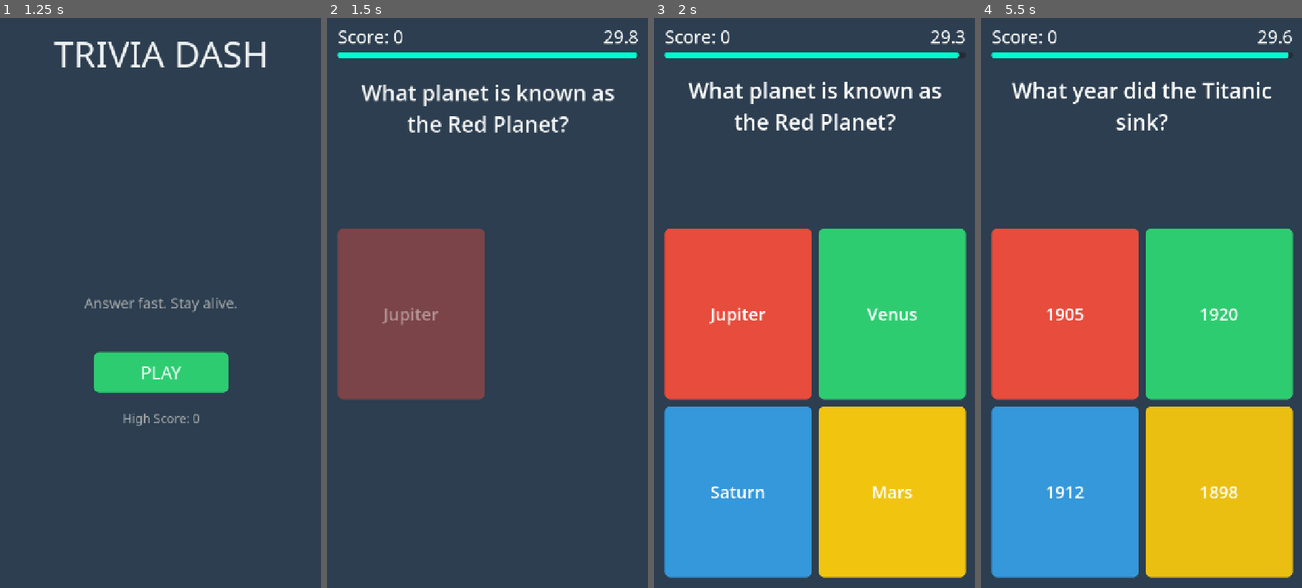
Above: before the commit, frames 1-4 (left to right).
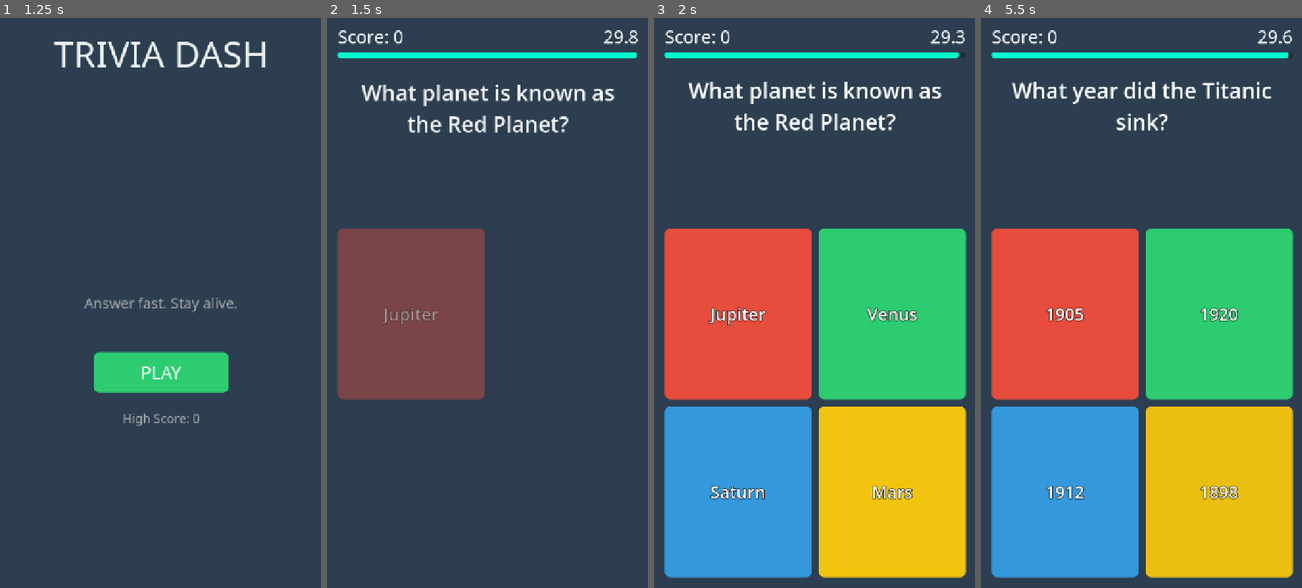
Above: after the commit, the same moments.

Repository: bramp/trivia-dash
Game: Godot game, scene res://scenes/main.tscn
Two runs of this game, one before a commit and one after it. Both use one fixed random seed, a clock stepped at 60 frames per second and the inputs below.
Inputs (mouse positions are in pixels of both pictures, inside the frame that each line leads up to):
- Up to frame 1 (1.25 s): tap Enter at 0.5 s; move the mouse to (231, 274) at 0.52 s; hold 1 (answer_1) from 0.53 s (still down); click (231, 274) at 0.67 s
- Up to frame 2 (1.5 s): release 1 (answer_1) at 1.25 s; click "PLAY" at 1.25 s
- Up to frame 3 (2 s): no input
- Up to frame 4 (5.5 s): click "Jupiter" at 2 s; drag from (1077, 331) to (1125, 417) at 2.77 s; tap Space at 3.5 s; move the mouse to (1173, 177) at 3.52 s; hold 3 (answer_3) 3.53-4.25 s; click (1173, 177) at 3.67 s; drag from (1125, 417) to (1045, 217) at 4.27 s; click "PLAY AGAIN" at 5 s

Frame 1 is identical in both runs. In frame 2, 0.1% of the frame differs, in the area x 17-35%, y 50-54%; in frame 3, 0.7%, in the area x 16-83%, y 50-85%; in frame 4, 0.6%.

Commit message:
Add black outline to answer button text for readability
- Add font_outline_color (black) and outline_size (6) overrides
- Add *.egg-info/ to .gitignore and remove tracked egg-info files
- Add py-modules=[] to suppress setuptools auto-discovery

Diff:
--- a/scripts/main.gd
+++ b/scripts/main.gd
@@ -158,6 +158,8 @@
 		btn.add_theme_color_override("font_color", GameData.TEXT_COLOR)
 		btn.add_theme_color_override("font_hover_color", GameData.TEXT_COLOR)
 		btn.add_theme_color_override("font_pressed_color", GameData.TEXT_COLOR)
+		btn.add_theme_color_override("font_outline_color", Color.BLACK)
+		btn.add_theme_constant_override("outline_size", 6)
 		btn.add_theme_font_size_override("font_size", 38)
 		if _bold_font:
 			btn.add_theme_font_override("font", _bold_font)
Not shown, changed: .gitignore
Not shown, changed: pyproject.toml
